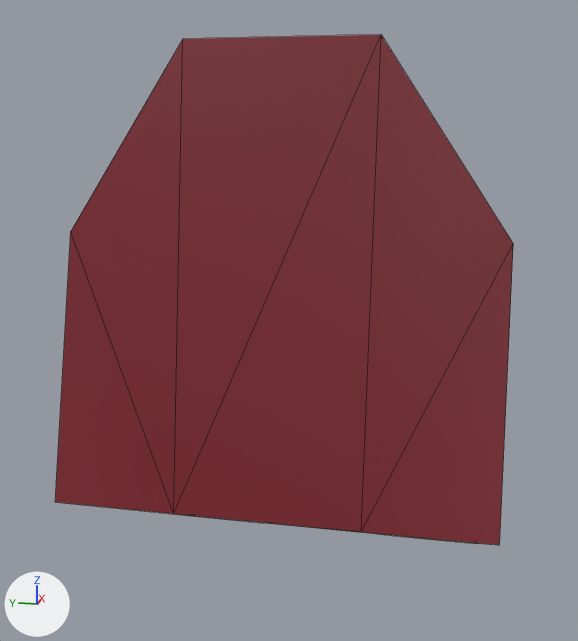
What one commit did to the FBX model Assets/Models/Buildings Kit/Imperial Buildings/BRoofTriangleTrimEnd_A.fbx.
Camera for both pictures: a camera (50 mm lens) standing at (-0.741, -0.173, 0.402) and looking at (0.519, 0.079, 0.087). The lights are fixed; the arrows at lower left show +X, +Y and +Z. The picture after the commit comes second. Mesh edges are drawn as thin lines. Where no turn or scale is listed for an object, it has been applied to the vertices.

In view in the first picture: 'BRoofTriangle_TrimEnd_A.006'.
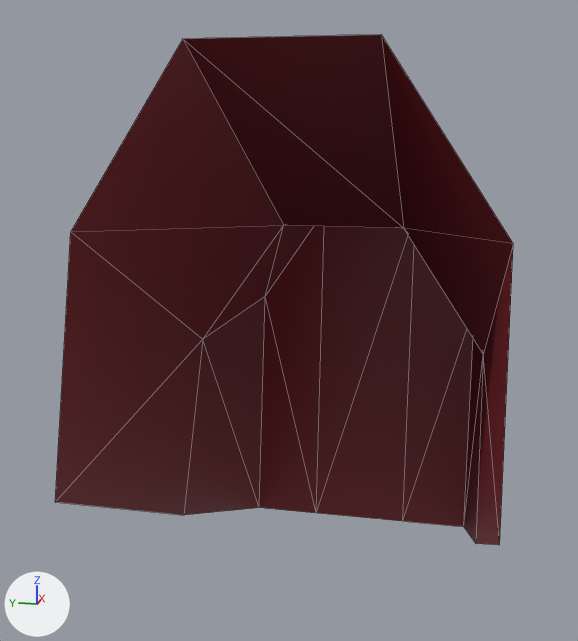
The edits, one by one:
me_cube_092 is used by ob_brooftriangle_trimend_a_006; location (0.0, 0.0, 0.0).
me_cube_092 had 24 vertices, 44 faces and spanned x 0.0..1.027, y -0.236..0.236, z -0.479..0.486.
me_cube_092 now has 20 vertices, 26 faces and spans x 0.0..1.027, y -0.236..0.236, z -0.479..0.486.
Part 1, on me_cube_092:
4 vertices are removed from x 0.0..0.416, y -0.1..0.1, z -0.227..0.0.
18 faces are deleted.

Location of each change, (x1, y1, x2, y2) in pixels of the pictures (578 x 641 px):
part 1 of me_cube_092, deleted (red): before (55, 35, 513, 545)
